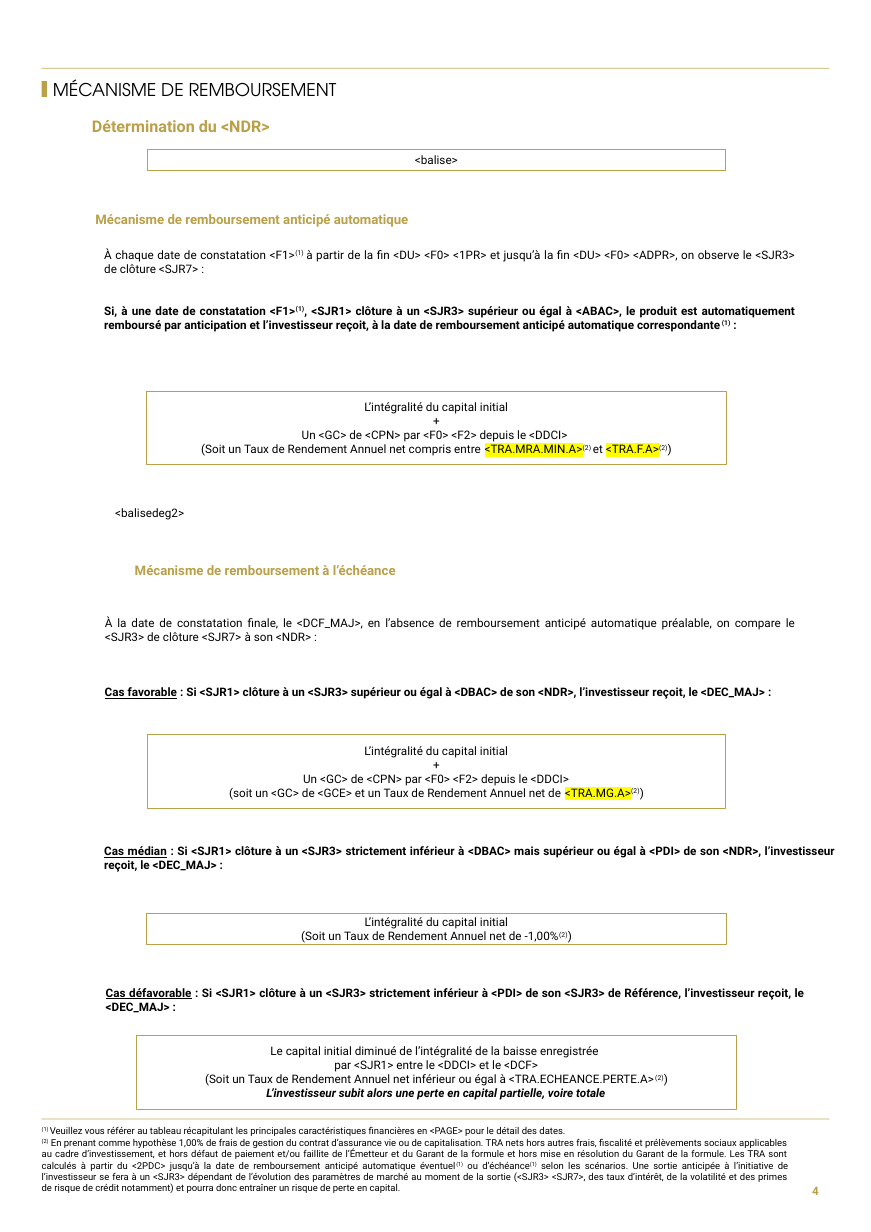
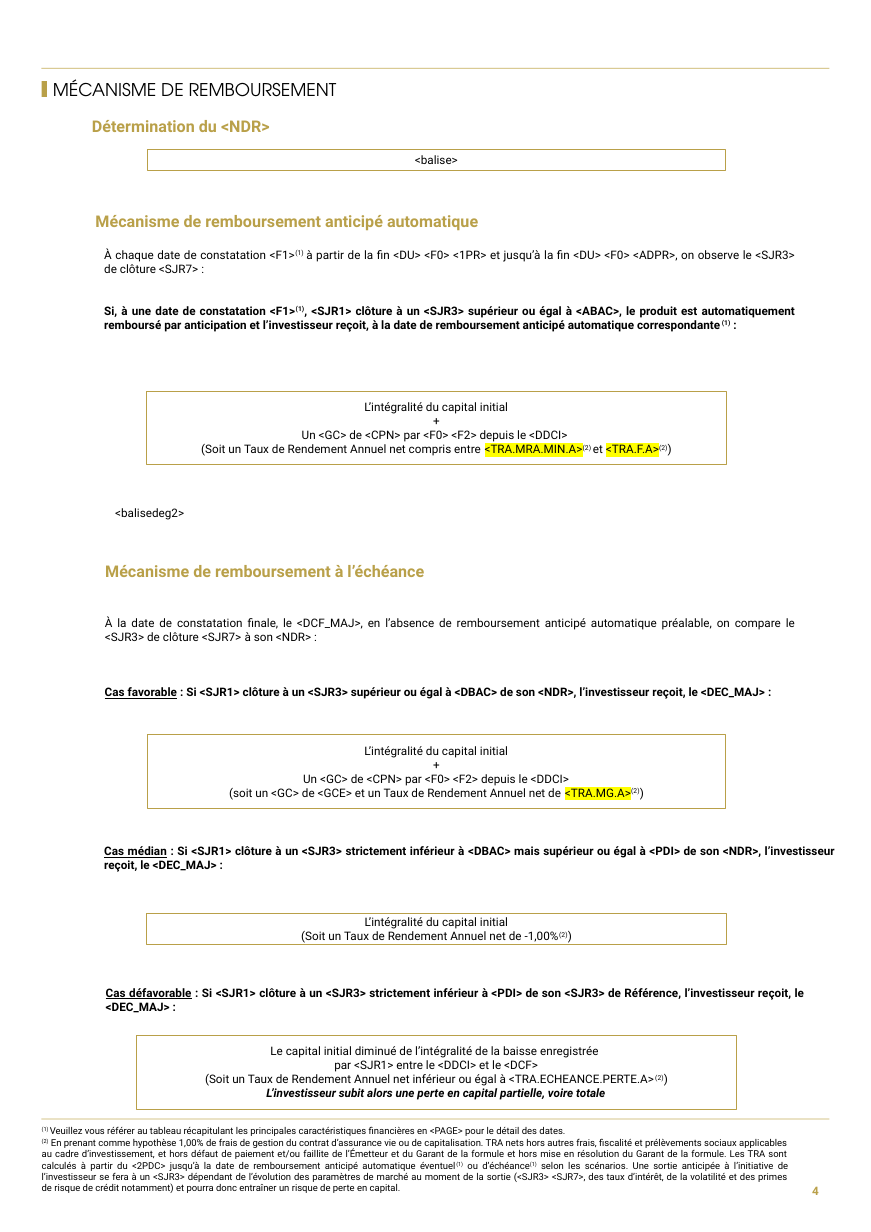
Before and after one commit to guillaumejacquin/equitim-project, a slide deck: slide 4 of Templates/testmercredi.pptx. Drawn at 871x1232 pixels with LibreOffice and Linux fonts; fonts in the diff are those of the drawing; background and template pictures are left out. Boxes give left, top, right and bottom in pixels: in the first picture for what was removed or moved away, otherwise in the second. Text is boxed around its words. In the diff, an @@ line names an element or a change of style, - is before the commit and + after.

```diff
--- a/Templates/testmercredi.pptx
+++ b/Templates/testmercredi.pptx
@@ text "Mécanisme de remboursement anticipé automatique" at bbox=[95, 215, 478, 231]: size 9 to 11 pt @@
@@ text "Mécanisme de remboursement à l’échéance" at bbox=[105, 565, 424, 577]: size 9 to 11 pt @@
```
Also in this commit, not shown: 7 other slides changed, 32 other files.
